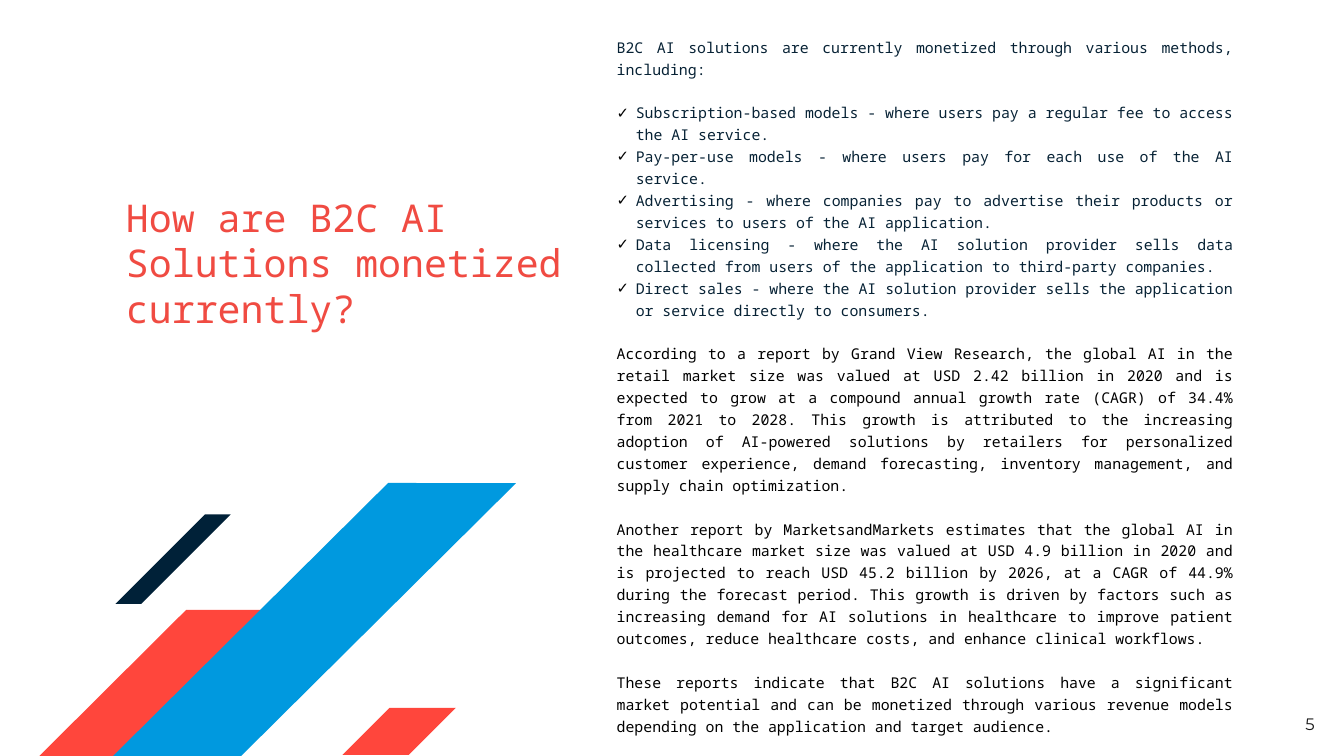
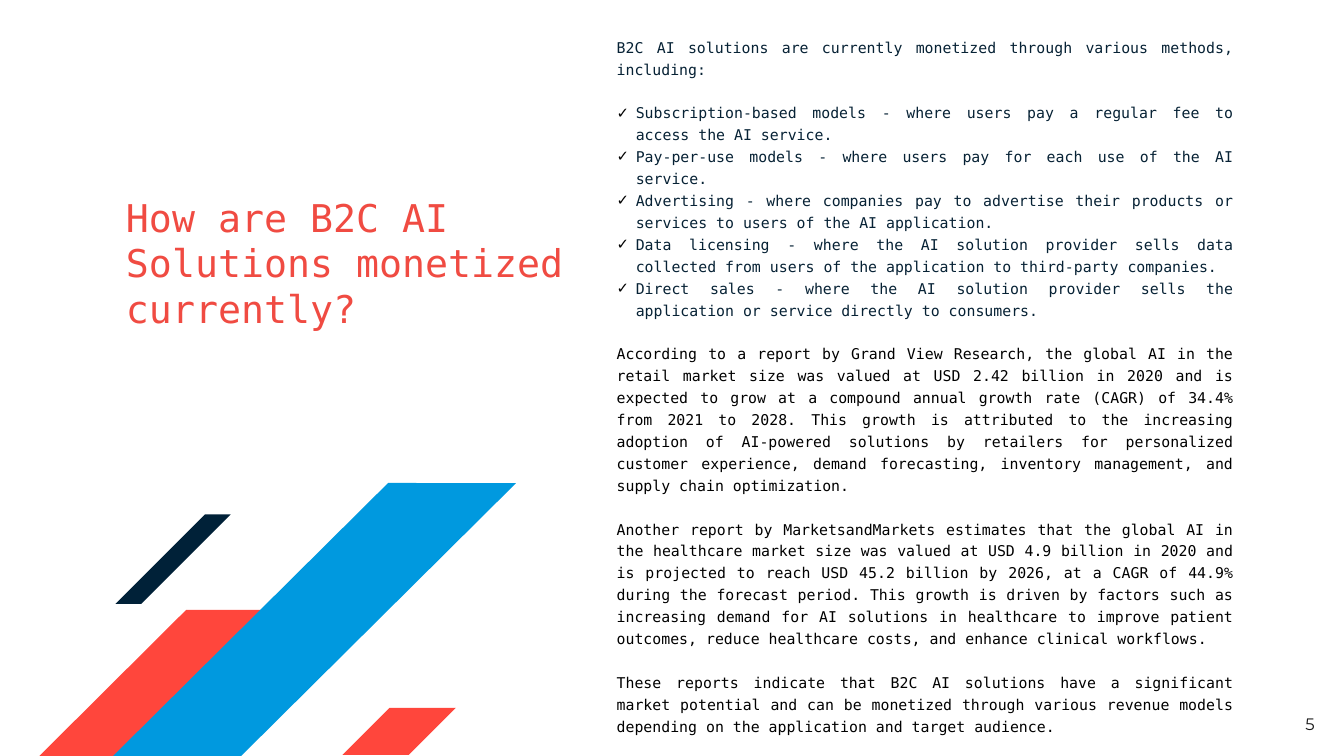
Before and after one commit to T3xtifyai/introduction-victor-onoja, a slide deck: slide 5 of 01-VICTOR_ODOH.pptx. Drawn at 1344x756 pixels with LibreOffice and Linux fonts; fonts in the diff are those of the drawing. Boxes give left, top, right and bottom in pixels: in the first picture for what was removed or moved away, otherwise in the second. Text is boxed around its words. In the diff, an @@ line names an element or a change of style, - is before the commit and + after.

```diff
--- a/01-VICTOR_ODOH.pptx
+++ b/01-VICTOR_ODOH.pptx
@@ text "B2C AI solutions are currently ..." at (617,41,1233,735): font Noto Sans Mono to DejaVu Sans Mono @@
@@ text "How are B2C AI Solutions ..." at (126,203,563,331): font Noto Sans Mono to DejaVu Sans Mono @@
```
Also in this commit, not shown: 8 other slides changed.
